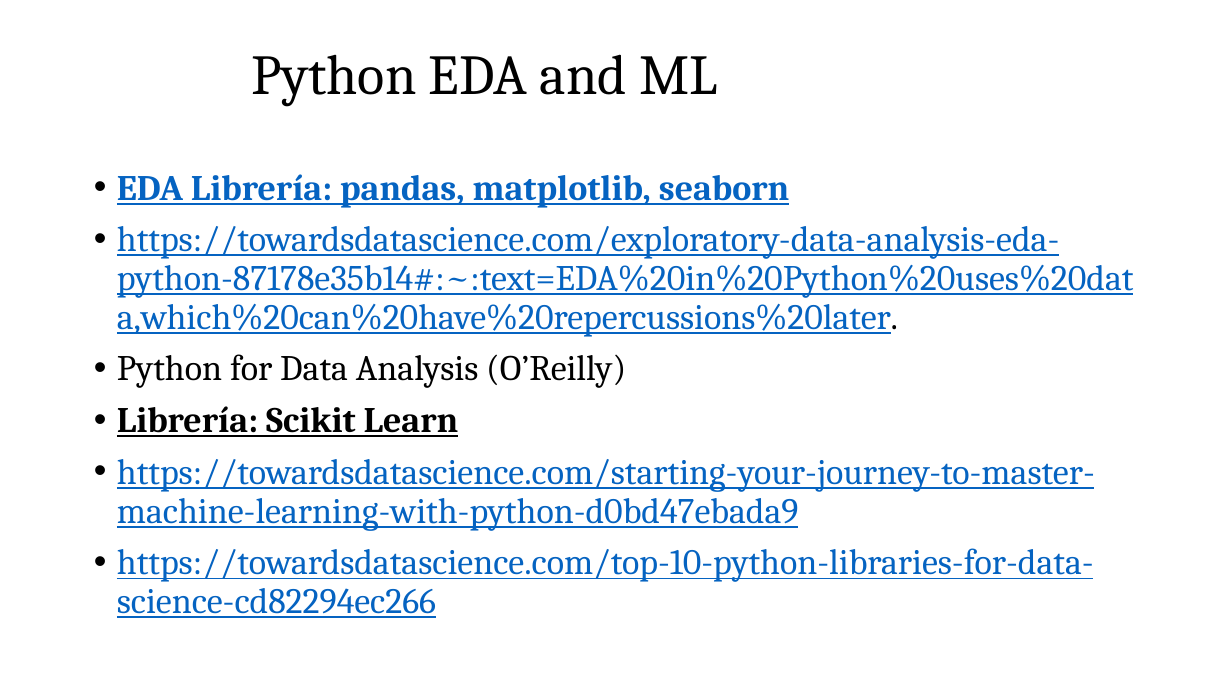
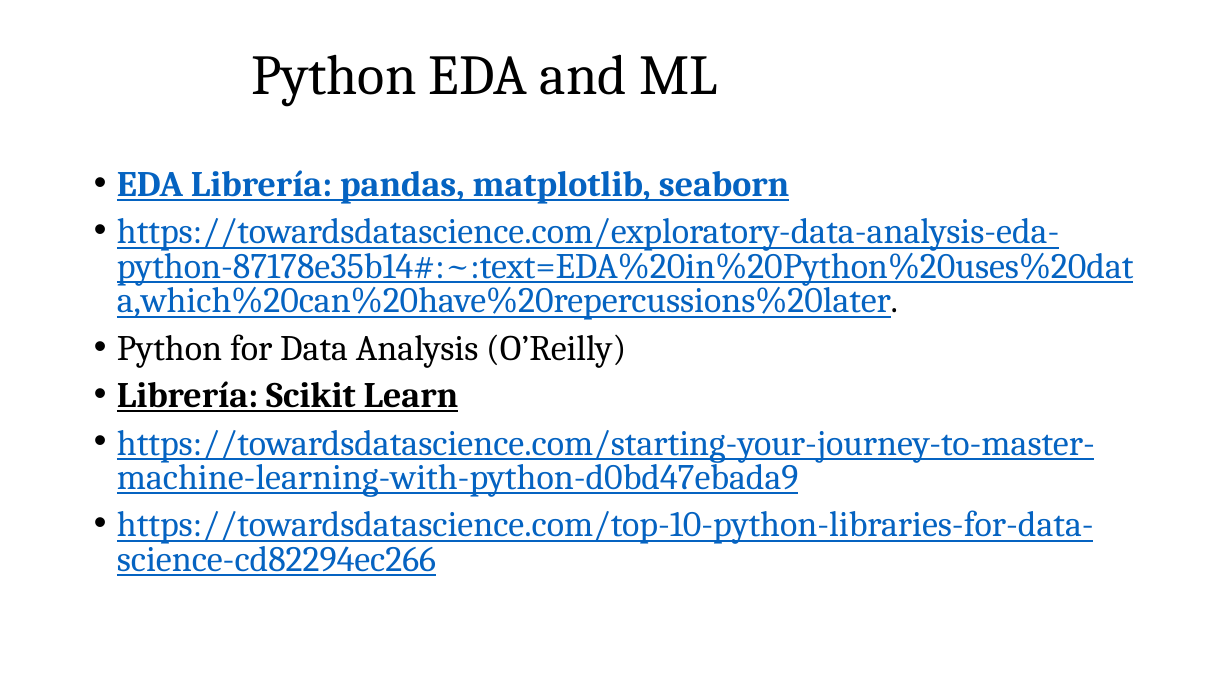
Before and after one commit to luciatomainodelacr/TFM, a slide deck: slide 13 of Documentacion/PlanteamientoProblema/Diseño funcional y modelos.pptx (slide 11 before the commit). Drawn at 1232x693 pixels with LibreOffice and Linux fonts; fonts in the diff are those of the drawing. Boxes give left, top, right and bottom in pixels: in the first picture for what was removed or moved away, otherwise in the second. Text is boxed around its words. In the diff, an @@ line names an element or a change of style, - is before the commit and + after.

```diff
--- a/Documentacion/PlanteamientoProblema/Diseño funcional y modelos.pptx
+++ b/Documentacion/PlanteamientoProblema/Diseño funcional y modelos.pptx
@@ text "EDA Librería: pandas, matplotlib, seaborn" at (117,170,1134,576): line spacing 0.9 to 0.8 @@
```
Also in this commit, not shown: 3 other slides changed, 2 slides added, 5 other files.
